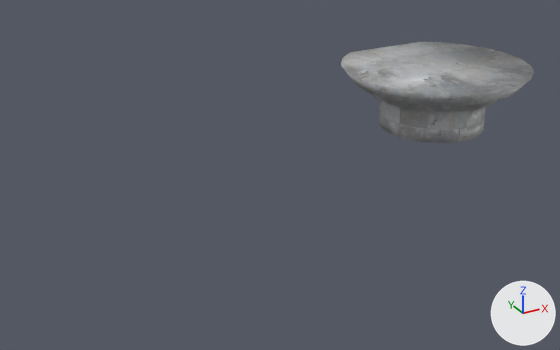
The OBJ model resources/models/chamber.obj, before and after one commit.
The view is the same before and after, from a camera (50 mm lens) standing at (-76.5, -89.9, 41.9) and looking at (-29.5, -4.4, -0.8). The lights are fixed; the arrows at lower right show +X, +Y and +Z. Where no turn or scale is listed for an object, it has been applied to the vertices.

The first picture shows 'Chamber_Circle.003'.
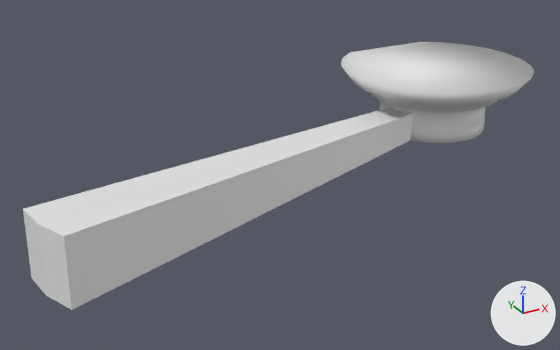
The change, as a diff of the scene's bpy script:
```diff
--- a/resources/models/chamber.obj.py
+++ b/resources/models/chamber.obj.py
@@ me_chamber_circle_003 @@
 # used by ob_chamber_circle_003; location = (0.0, 0.0, 0.0)
-me_chamber_circle_003.from_pydata(...)  # 192 vertices, 361 faces; spans x -14.5..14.5, y -14.5..12.6, z 0.0..9.6
+me_chamber_circle_003.from_pydata(...)  # 198 vertices, 373 faces; spans x -65.1..14.5, y -21.5..12.6, z -2.1..9.6
+# me_chamber_circle_003 part 1
+# 2 vertices are removed from x -7.9..-7.8, y -2.1, z 2.0..2.1
+# 12 faces are deleted
+# 8 vertices are added at x -65.1..-62.8, y -21.5..-13.3, z -2.1..6.3
+# 24 new faces join them
+# me_chamber_circle_003 part 2: 349 faces spanning x -14.5..14.5, y -14.5..12.6, z 0.0..9.6 switch from mat_concrete (picture img_concrete_png) to no material
```

Pixel boxes (x1, y1, x2, y2) of what changed, in the pictures (560 x 350 px):
'Chamber_Circle.003', reshaped (164% wider, 164% taller)
    before: (341, 42, 534, 143)
    after: (23, 42, 534, 310)
part 1 of me_chamber_circle_003, built on
    before: (388, 107, 413, 140)
    after: (23, 107, 413, 310)
part 2 of me_chamber_circle_003, recoloured (grey to white)
    both: (341, 42, 534, 143)
